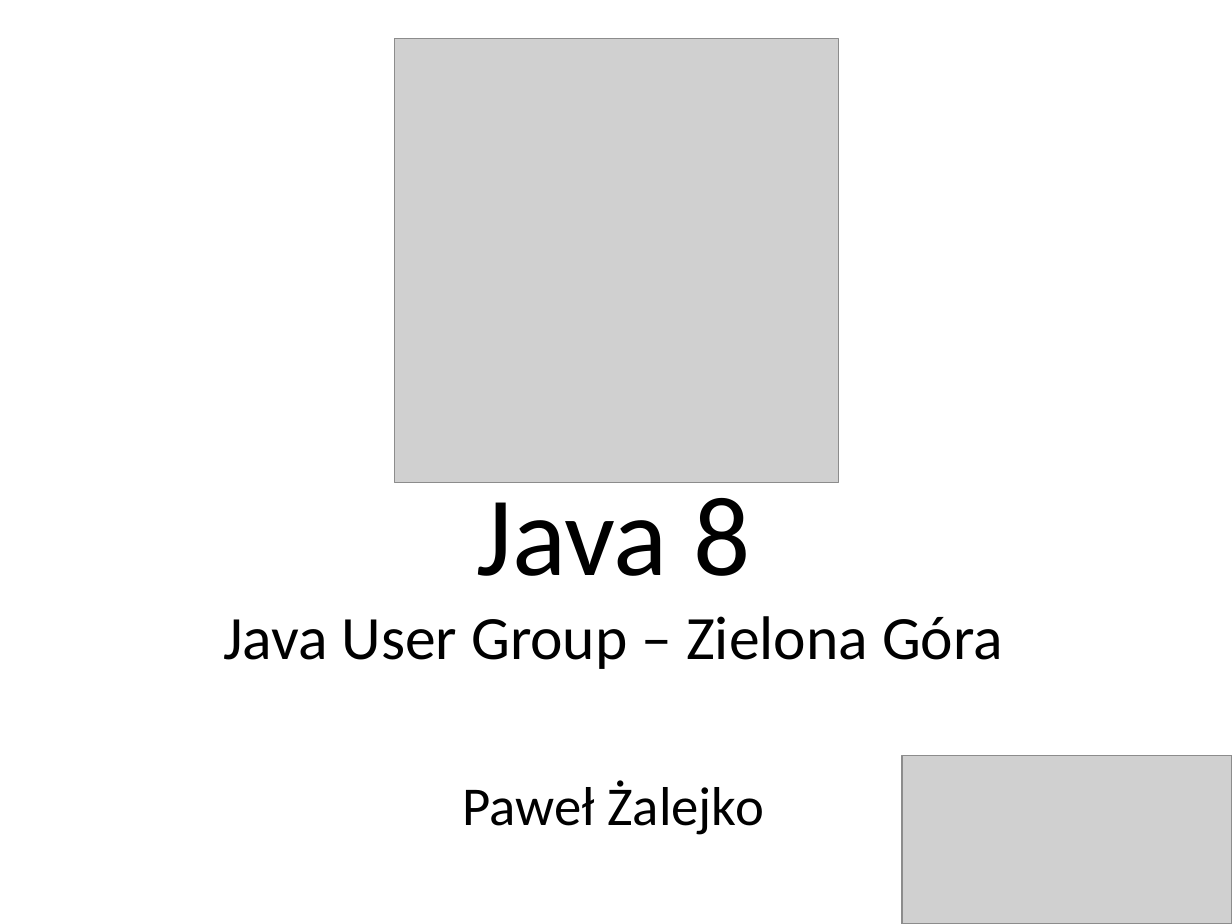
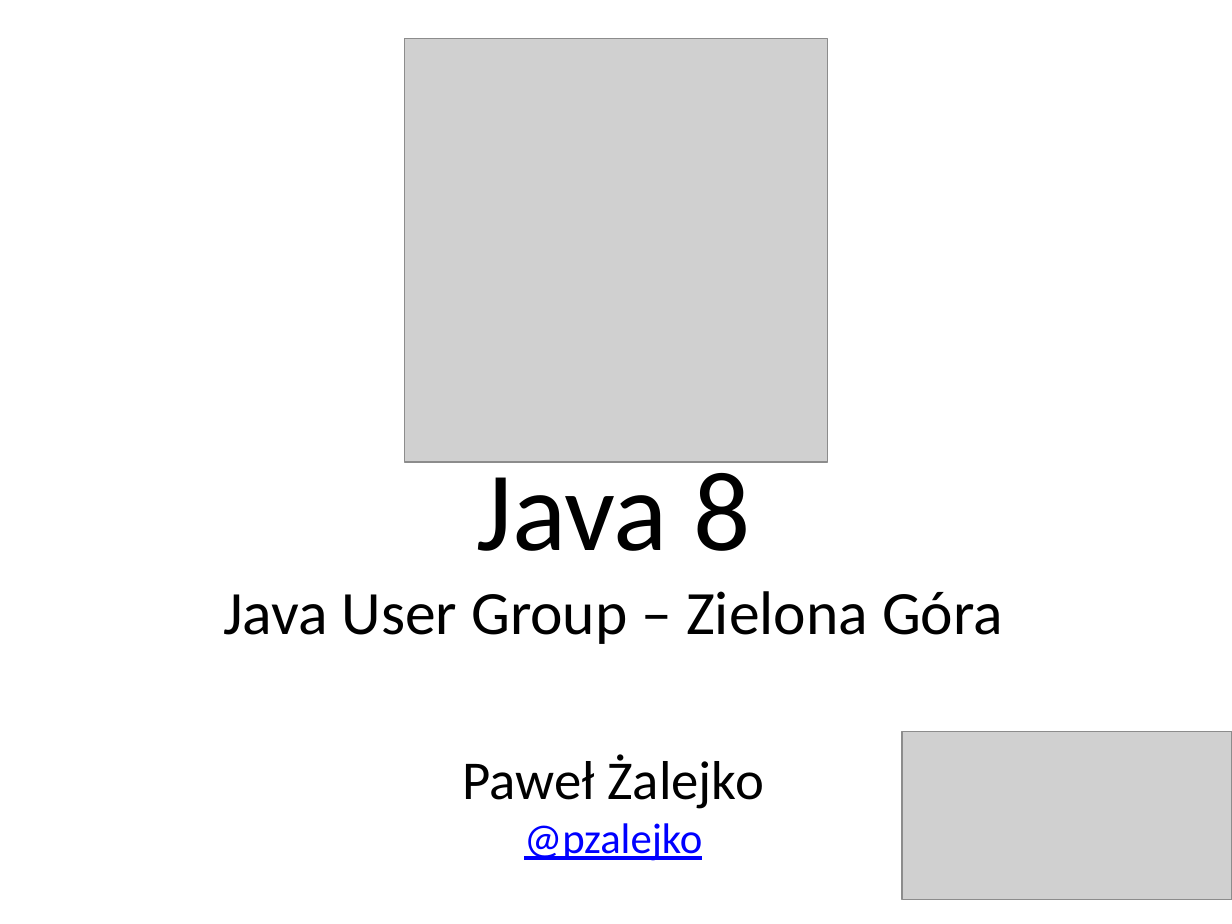
Before and after one commit to p-zalejko/jug_java8, a slide deck: slide 1 of jug.zg.java8/Java 8_prezentacja.ppsx. Drawn at 1232x924 pixels with LibreOffice and Linux fonts; fonts in the diff are those of the drawing; grey boxes stand for pictures. Boxes give left, top, right and bottom in pixels: in the first picture for what was removed or moved away, otherwise in the second. Text is boxed around its words. In the diff, an @@ line names an element or a change of style, - is before the commit and + after.

Commit message:
updated a presentation

```diff
--- a/jug.zg.java8/Java 8_prezentacja.ppsx
+++ b/jug.zg.java8/Java 8_prezentacja.ppsx
@@ picture: place and size @@
-picture at box(394, 38, 838, 482)
+picture at box(404, 38, 828, 462)
@@ title at box(223, 456, 1003, 861): text changed @@
-Java 8
-Java User Group – Zielona Góra
-Paweł Żalejko
+Java 8
+Java User Group – Zielona Góra
+Paweł Żalejko
+@pzalejko
@@ picture: place and size @@
-picture at box(902, 756, 1232, 924)
+picture at box(902, 732, 1232, 899)
```
